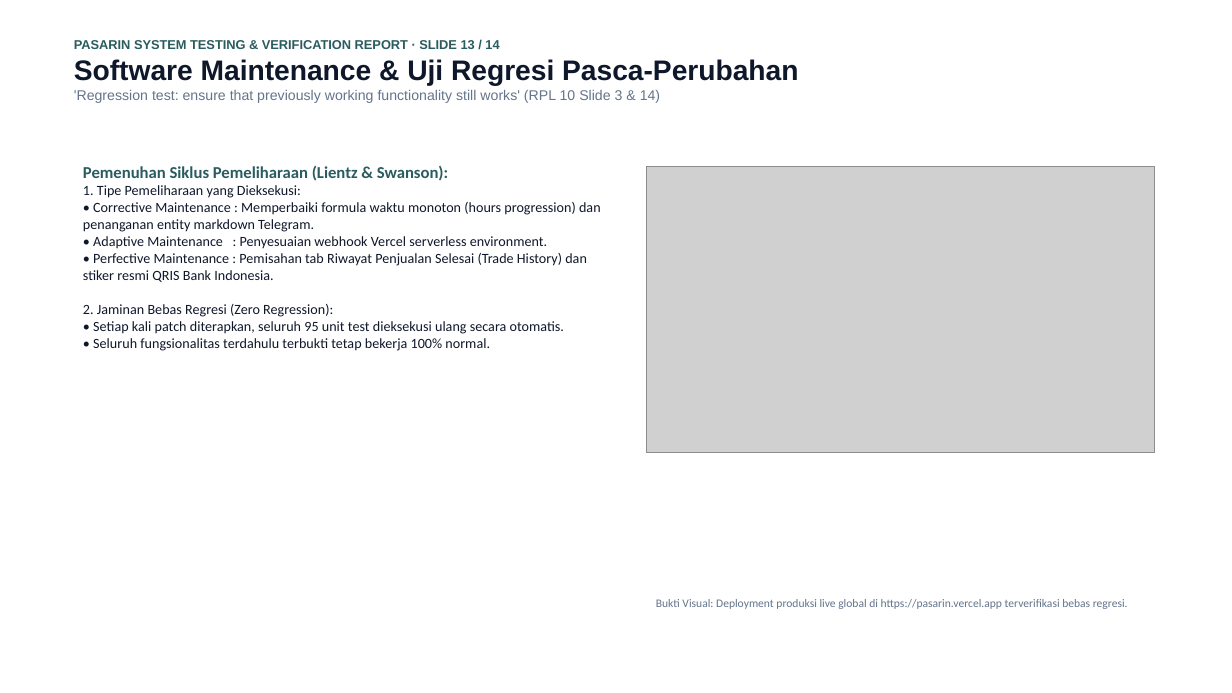
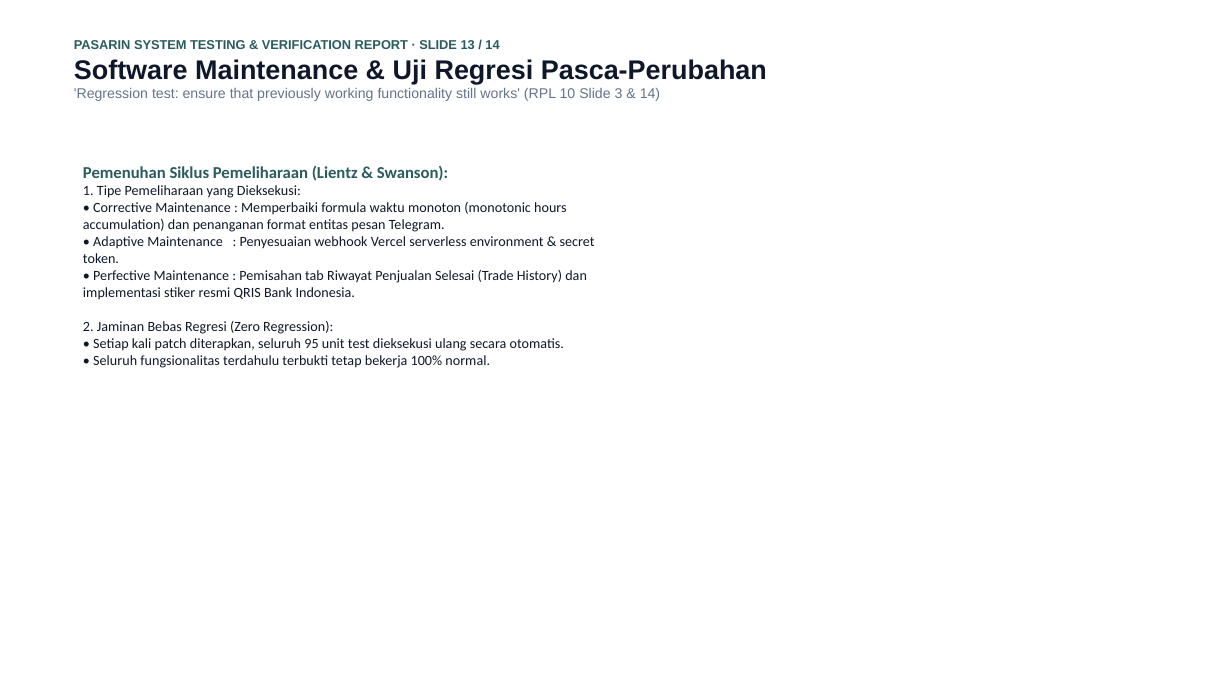
Before and after one commit to mrshlaf/pasarin, a slide deck: slide 13 of LAPORAN_PENGUJIAN_DAN_VERIFIKASI_SISTEM_PASARIN.pptx. Drawn at 1232x693 pixels with LibreOffice and Linux fonts; fonts in the diff are those of the drawing; grey boxes stand for pictures. Boxes give left, top, right and bottom in pixels: in the first picture for what was removed or moved away, otherwise in the second. Text is boxed around its words. In the diff, an @@ line names an element or a change of style, - is before the commit and + after.

Commit message:
docs(presentation): update PPTX and PDF with real web use-case screenshots across all roles

```diff
--- a/LAPORAN_PENGUJIAN_DAN_VERIFIKASI_SISTEM_PASARIN.pptx
+++ b/LAPORAN_PENGUJIAN_DAN_VERIFIKASI_SISTEM_PASARIN.pptx
@@ text at (74, 59, 767, 84): size 22 to 21 pt in "Software Maintenance & Uji Regresi Pasca-Perubahan" @@
@@ picture removed at (647, 166, 1155, 452) @@
@@ text at (83, 185, 595, 368): text changed @@
-1. Tipe Pemeliharaan yang Dieksekusi:
-• Corrective Maintenance : Memperbaiki formula waktu monoton (hours progression) dan penanganan entity markdown Telegram.
-• Adaptive Maintenance : Penyesuaian webhook Vercel serverless environment.
-• Perfective Maintenance : Pemisahan tab Riwayat Penjualan Selesai (Trade History) dan stiker resmi QRIS Bank Indonesia.
-2. Jaminan Bebas Regresi (Zero Regression):
-• Setiap kali patch diterapkan, seluruh 95 unit test dieksekusi ulang secara otomatis.
-• Seluruh fungsionalitas terdahulu terbukti tetap bekerja 100% normal.
+1. Tipe Pemeliharaan yang Dieksekusi:
+• Corrective Maintenance : Memperbaiki formula waktu monoton (monotonic hours accumulation) dan penanganan format entitas pesan Telegram.
+• Adaptive Maintenance : Penyesuaian webhook Vercel serverless environment & secret token.
+• Perfective Maintenance : Pemisahan tab Riwayat Penjualan Selesai (Trade History) dan implementasi stiker resmi QRIS Bank Indonesia.
+2. Jaminan Bebas Regresi (Zero Regression):
+• Setiap kali patch diterapkan, seluruh 95 unit test dieksekusi ulang secara otomatis.
+• Seluruh fungsionalitas terdahulu terbukti tetap bekerja 100% normal.
@@ text removed at (656, 599, 1128, 609) @@
-Bukti Visual: Deployment produksi live global di https://pasarin.vercel.app terverifikasi bebas regresi.
```
Also in this commit, not shown: 10 other slides changed, 3 slides added, 3 slides removed, 15 other files.
